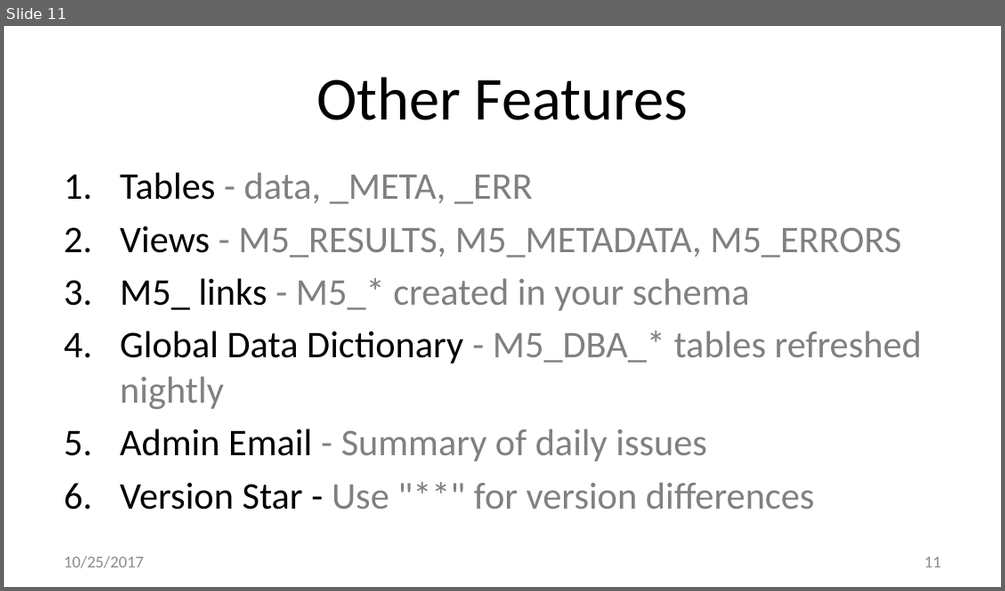
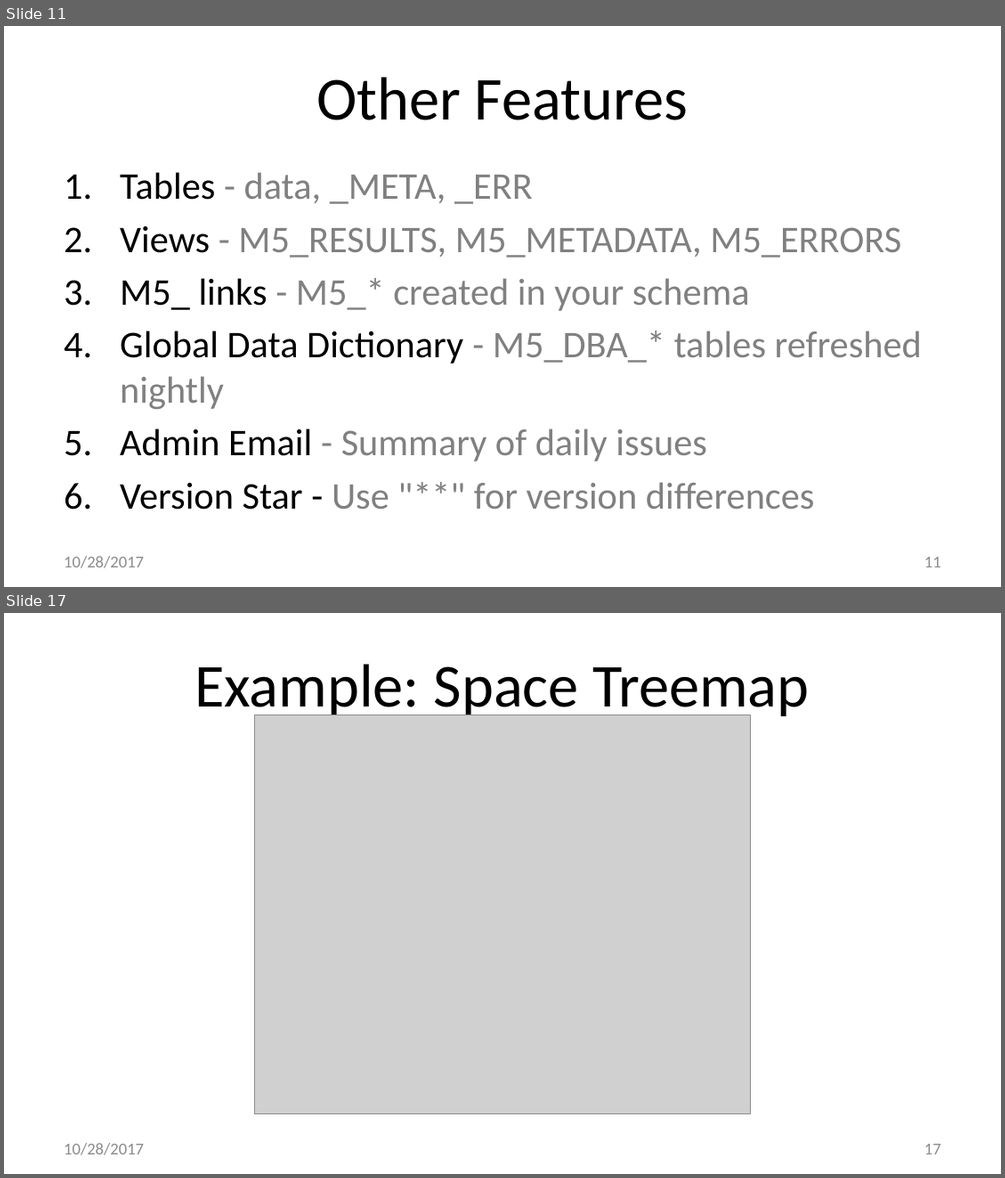
Before and after one commit to method5/method5.github.io, a slide deck: presentations/Method5.pptx. Shown one above the other, each under a label of ours: slide 11 before the commit, slides 11 and 17 after it; the slides between them are not shown. The pictures are 1005x591 and 1005x1178 pixels, drawn with LibreOffice and Linux fonts; fonts in the diff are those of the drawing; grey boxes stand for pictures; background and template pictures are left out. Boxes give left, top, right and bottom in pixels: in the first picture for what was removed or moved away, otherwise in the second. Text is boxed around its words. In the diff, an @@ line names an element or a change of style, - is before the commit and + after.

Commit message:
Expanded examples.
- Added slide with simple, complete example in SQL*Plus.
- Added slide with some more simple examples.
- Broke complex examples slide into individual slides, since running the examples probably isn't an option.

```diff
--- a/presentations/Method5.pptx
+++ b/presentations/Method5.pptx
@@ slide 17 added at (4,613,1001,1174), background #FFFFFF @@
@@ title added at (194,664,809,721), 44 pt, text #000000 @@
+Example: Space Treemap
@@ picture added at (254,714,750,1113) @@
@@ text added at (64,1143,144,1155), 12 pt, text #8C8C8C @@
+10/28/2017
@@ page number added at (924,1143,941,1154), 12 pt, text #8C8C8C @@
+17
@@ slide 11 changed as well @@
@@ text at (64,556,144,568): text changed @@
-10/25/2017
+10/28/2017
```
Also in this commit, not shown: 14 other slides changed, 5 other slides added, 1 slide removed.
